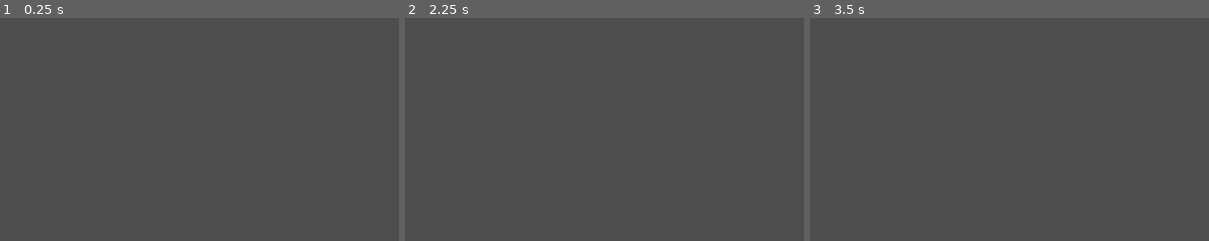
Above: before the commit, frames 1-3 (left to right).
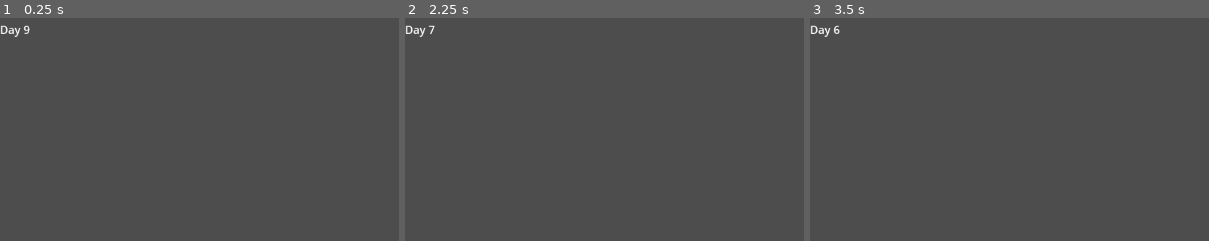
Above: after the commit, the same moments.

Repository: 3yaa/catfishing
Game: Godot game, scene res://scenes/game.tscn
Two runs of this game, one before a commit and one after it. Both use one fixed random seed, a clock stepped at 60 frames per second and the inputs below.
Inputs:
- Up to frame 1 (0.25 s): no input
- Up to frame 2 (2.25 s): tap Enter (ui_accept) at 0.5, 0.77, 1.52 s; hold Right (ui_right) 0.53-2.03 s; hold Left (ui_left) from 2.03 s (still down)
- Up to frame 3 (3.5 s): release Left (ui_left) at 2.78 s; hold Right (ui_right) from 2.78 s (still down); tap Enter (ui_accept) at 3.02 s
The pictures show only the part of the screen within x 0-50%, y 0-50%; the shares and areas given below are measured in that part.

The runs differ from the first frame. In frame 1, 0.2% of the frame differs, in the area x 0-8%, y 3-9%; in frame 2, 0.1%; in frame 3, 0.2%.

Commit message:
display clock cycle

Diff:
--- a/scenes/game.tscn
+++ b/scenes/game.tscn
@@ -1,5 +1,6 @@
-[gd_scene load_steps=14 format=4 uid="uid://dlaaqsui6rtpr"]
-
+[gd_scene load_steps=15 format=4 uid="uid://dlaaqsui6rtpr"]
+
+[ext_resource type="Script" uid="uid://cuyhki8mlbgr0" path="res://scripts/main_game.gd" id="1_0tnpc"]
 [ext_resource type="PackedScene" uid="uid://2pd4wty6nwsi" path="res://scenes/player.tscn" id="1_uwrxv"]
 [ext_resource type="Script" uid="uid://c4nlmna60i861" path="res://scripts/player.gd" id="2_yqjtg"]
 [ext_resource type="Texture2D" uid="uid://b5ldlbg5mbdb8" path="res://assets/Mondstadt Background Wallpaper/windrise-background.png" id="3_lnu2h"]
@@ -179,6 +180,7 @@
 size = Vector2(352, 178)
 
 [node name="Game" type="Node2D"]
+script = ExtResource("1_0tnpc")
 
 [node name="Parallax2D" type="Parallax2D" parent="."]
 visible = false
@@ -210,7 +212,7 @@
 
 [node name="UI" parent="." instance=ExtResource("6_p57ef")]
 
-[node name="clock" type="Node2D" parent="."]
+[node name="Clock" type="Node2D" parent="."]
 script = ExtResource("7_u5sy4")
 
 [node name="OceanArea" type="Area2D" parent="."]
--- a/scenes/ui.tscn
+++ b/scenes/ui.tscn
@@ -21,3 +21,14 @@
 layout_mode = 2
 theme_override_font_sizes/font_size = 32
 text = "0"
+
+[node name="TimeOfDay" type="HBoxContainer" parent="."]
+offset_right = 40.0
+offset_bottom = 40.0
+
+[node name="Phase" type="Label" parent="TimeOfDay"]
+layout_mode = 2
+text = "Initial"
+
+[node name="Time" type="Label" parent="TimeOfDay"]
+layout_mode = 2
--- a/scripts/clock.gd
+++ b/scripts/clock.gd
@@ -4,16 +4,16 @@
 
 signal cycle # emitted when day/night cycle should change
 
+var timer: SceneTreeTimer = null
 
-var time:int = 0
 var day:bool = true
 var daytime:float = 10.0
 
 
 func _ready():
-	time = 0
 	day = true
 	cycle.connect(_switch)
+	_start_cycle()
 
 
 # idea is to call this function from the main script:
@@ -22,13 +22,22 @@
 	print("daytime: {}", daytime)
 	print("Cycle start")
 
-	await get_tree().create_timer(daytime).timeout
+	timer = get_tree().create_timer(daytime)
+	await timer.timeout
 
 	print("Cycle end")
 	emit_signal("cycle")
+
+	_start_cycle()
 
 
 func _switch():
 	print("Changing to day/night")
 	day = !day
-	# signal to change the background perhaps
+
+
+func get_remaining_time():
+	if timer:
+		return timer.time_left
+	else:
+		return 0.0
--- /dev/null
+++ b/scripts/main_game.gd
@@ -0,0 +1,11 @@
+class_name MainGame
+extends Node2D
+
+
+# Called when the node enters the scene tree for the first time.
+func _ready() -> void:
+	pass
+
+# Called every frame. 'delta' is the elapsed time since the previous frame.
+func _process(delta: float) -> void:
+	pass
--- a/scripts/ui.gd
+++ b/scripts/ui.gd
@@ -2,15 +2,21 @@
 
 @onready var fish_score = $FishCounter/FishScore
 
+@onready var clock = $"../Clock"
+@onready var clock_phase = $TimeOfDay/Phase
+@onready var clock_time = $TimeOfDay/Time
+
 var fish_count: int = 0
-var time_elapsed: float = 0.0
 
 func _ready() -> void:
+	await get_tree().process_frame
+
 	update_fish_display()
-	#update_clock_display()
+	update_clock_display()
+
 
 func _process(delta: float) -> void:
-	return
+	update_clock_display()
 
 func _add_fish() -> void:
 	fish_count += 1
@@ -22,3 +28,11 @@
 # call when caught fish
 func caught_fish() -> void:
 	_add_fish()
+
+func update_clock_display() -> void:
+	if clock.day:
+		clock_phase.text = "Day"
+	else:
+		clock_phase.text = "Night"
+
+	clock_time.text = str(int(clock.get_remaining_time()))
Not shown: 1 places in scenes/game.tscn that only renumber resources
Not shown, added: scripts/blackjack.gd.uid
Not shown, added: scripts/deck.gd.uid
Not shown, added: scripts/main_game.gd.uid
